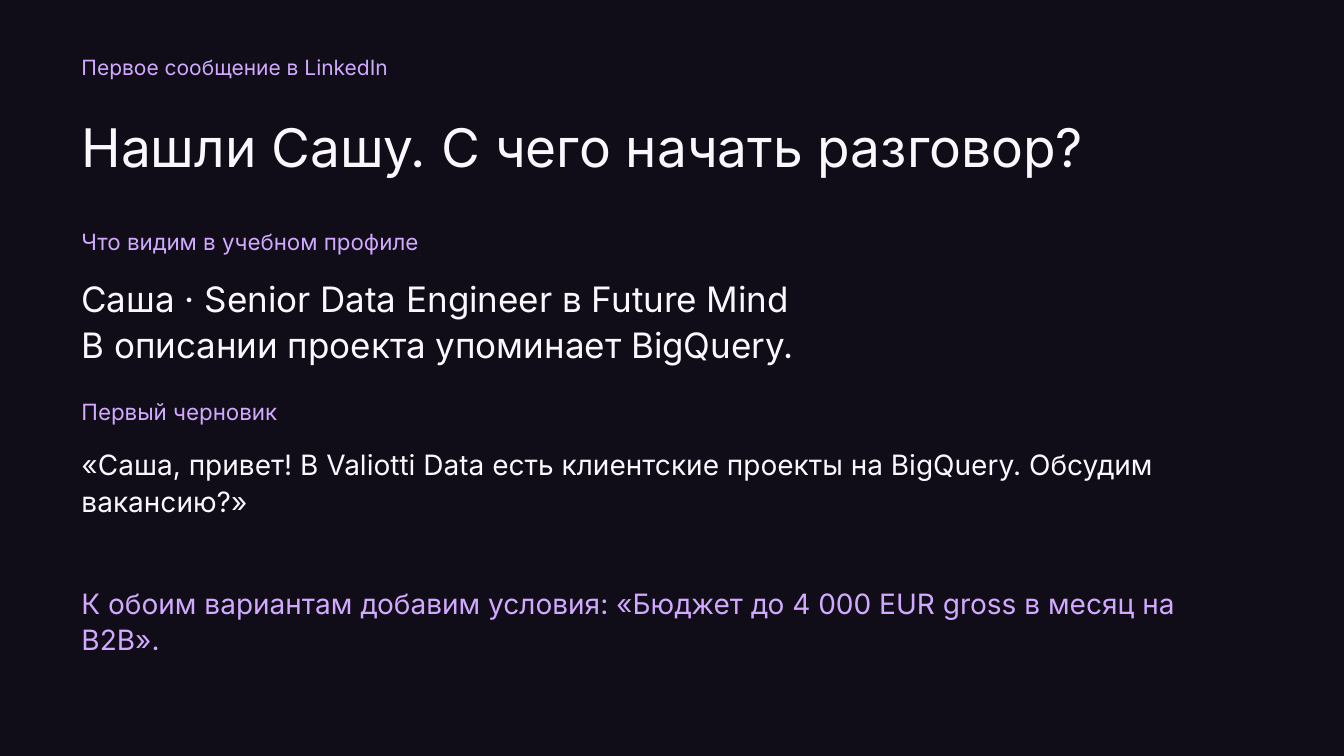
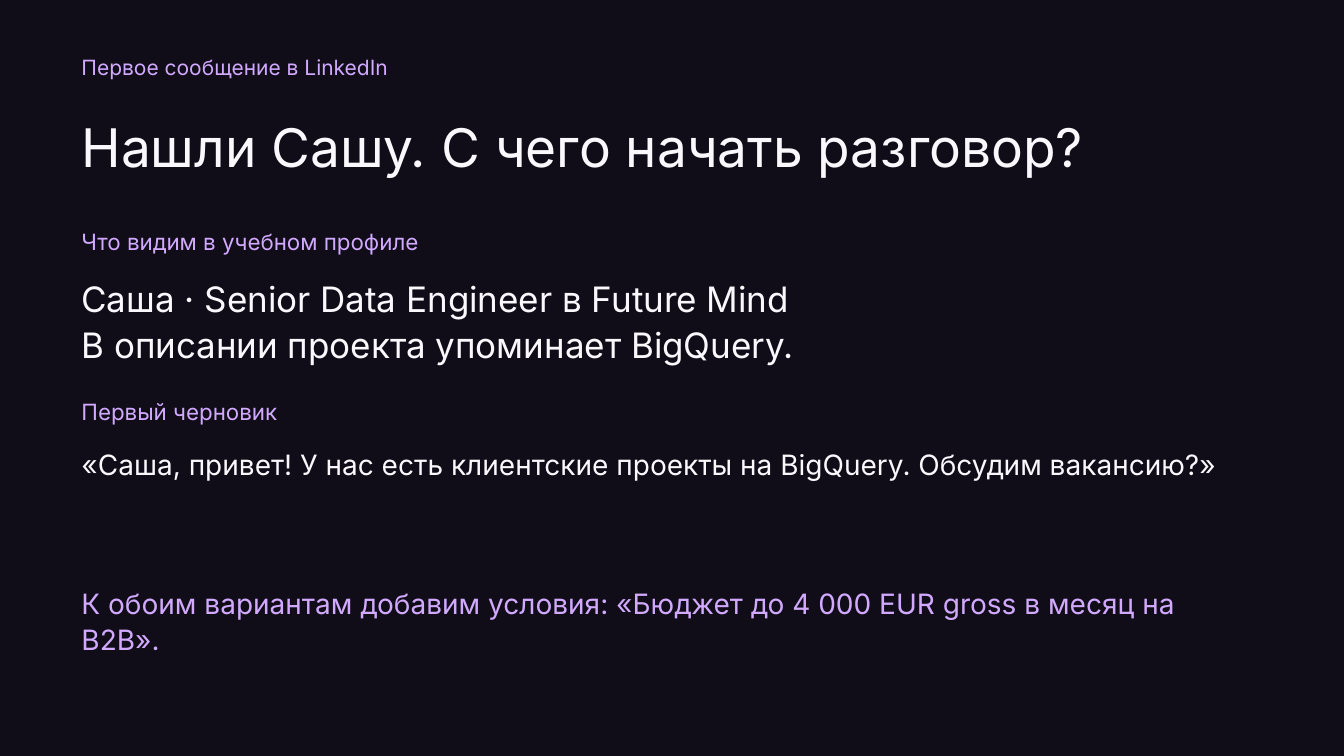
Before and after one commit to Da6ka/ta-meetup-ai-sourcing-2026-11-19, a slide deck: slide 8 of materials/spb-it-recruiter-meetup.pptx. Drawn at 1344x756 pixels with LibreOffice and Linux fonts; fonts in the diff are those of the drawing. Boxes give left, top, right and bottom in pixels: in the first picture for what was removed or moved away, otherwise in the second. Text is boxed around its words. In the diff, an @@ line names an element or a change of style, - is before the commit and + after.

```diff
--- a/materials/spb-it-recruiter-meetup.pptx
+++ b/materials/spb-it-recruiter-meetup.pptx
@@ text at [81, 454, 1216, 481]: text changed @@
-«Саша, привет! В Valiotti Data есть клиентские проекты на BigQuery. Обсудим вакансию?»
+«Саша, привет! У нас есть клиентские проекты на BigQuery. Обсудим вакансию?»
```
Also in this commit, not shown: 2 other slides changed, 5 other files.
